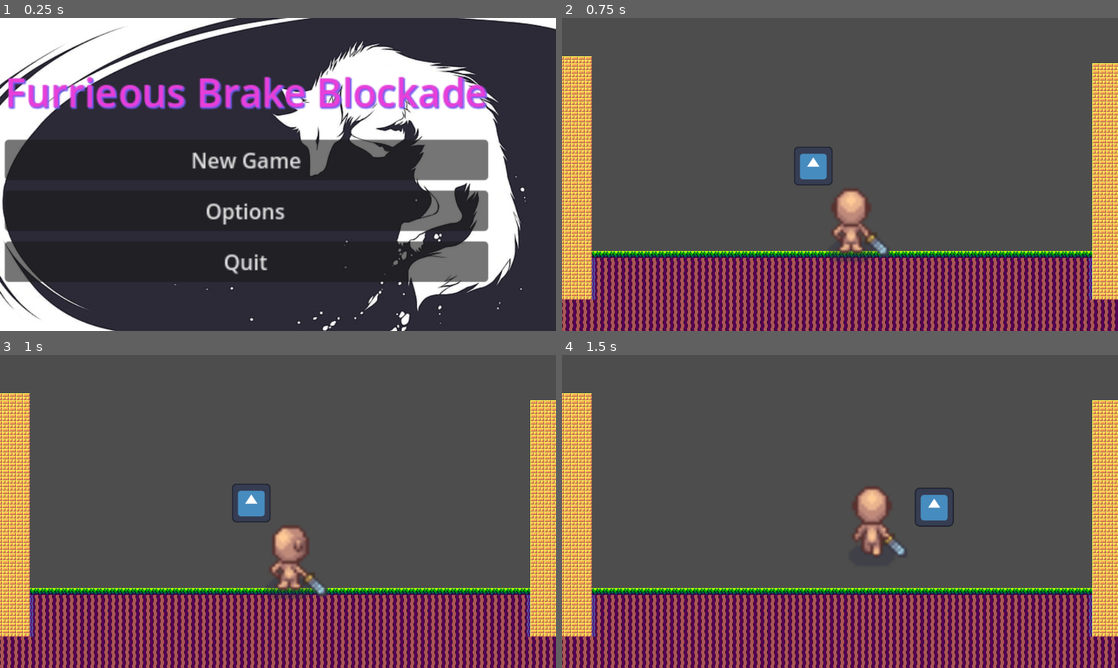
Above: before the commit, frames 1-4 (two rows, left to right).
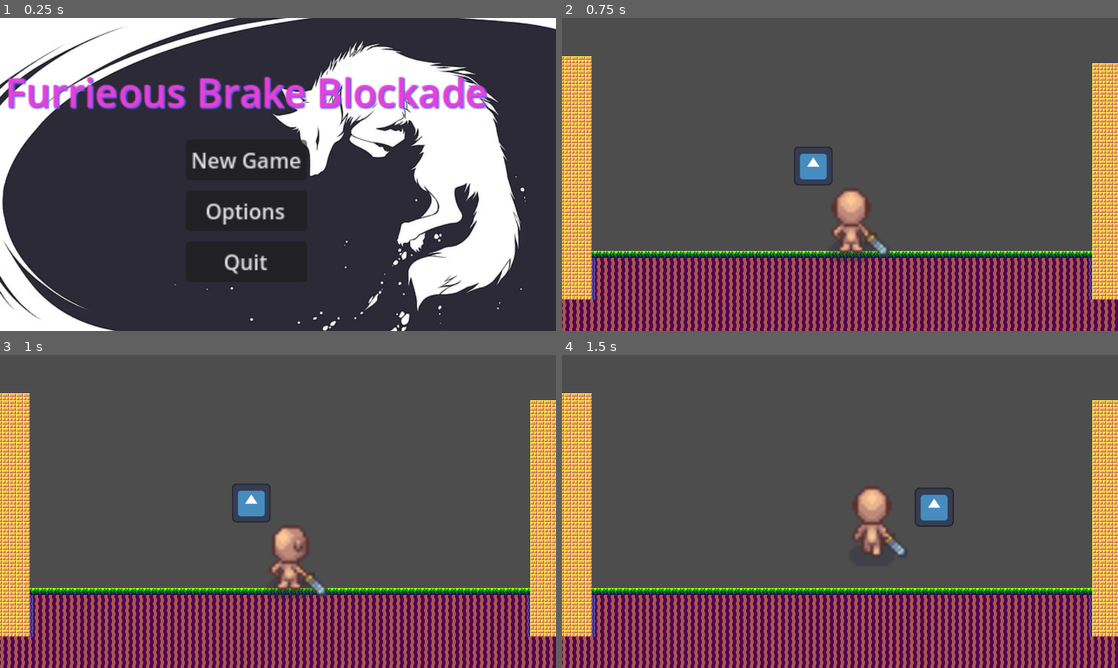
Above: after the commit, the same moments.

Repository: GamesEverMade/FurrieousBlockade
Game: Godot game, scene res://scenes/main_menu.tscn
Two runs of this game, one before a commit and one after it. Both use one fixed random seed, a clock stepped at 60 frames per second and the inputs below. This scene is started directly instead of the project's main scene. The engine's default icon, where the game draws it, is replaced by a stand-in: a white triangle on a blue panel in a dark square.
Inputs (mouse positions are in pixels of both pictures, inside the frame that each line leads up to):
- Up to frame 1 (0.25 s): no input
- Up to frame 2 (0.75 s): click "New Game" at 0.5 s
- Up to frame 3 (1 s): no input
- Up to frame 4 (1.5 s): move the mouse to (962, 495) at 1.27 s; hold D (right) from 1.28 s (still down); tap W (up) at 1.35 s

The runs differ from the first frame. In frame 1, 6.0% of the frame differs, in the area x 0-88%, y 38-85%; in frame 2, nothing differs; in frame 3, nothing differs; in frame 4, nothing differs.

Commit message:
add game over scene

Diff:
--- /dev/null
+++ b/scenes/game_over.gd
@@ -0,0 +1,8 @@
+extends Control
+class_name Game_over_menu
+
+func _on_new_game_pressed() -> void:
+	get_tree().change_scene_to_file("res://scenes/main_scene.tscn")
+
+func _on_main_menu_pressed() -> void:
+	get_tree().change_scene_to_file("res://scenes/main_menu.tscn")
--- /dev/null
+++ b/scenes/game_over.tscn
@@ -0,0 +1,69 @@
+[gd_scene load_steps=3 format=3 uid="uid://bc4omnm4um3yi"]
+
+[ext_resource type="Script" uid="uid://ck8clpw0fnhei" path="res://scenes/game_over.gd" id="1_wqhvx"]
+[ext_resource type="Texture2D" uid="uid://dliibpmlxj0ys" path="res://assets/test_background/game_over.jpg" id="1_xeevv"]
+
+[node name="GameOver" type="Control"]
+layout_mode = 3
+anchors_preset = 15
+anchor_right = 1.0
+anchor_bottom = 1.0
+grow_horizontal = 2
+grow_vertical = 2
+script = ExtResource("1_wqhvx")
+
+[node name="TextureRect" type="TextureRect" parent="."]
+layout_mode = 1
+anchors_preset = 15
+anchor_right = 1.0
+anchor_bottom = 1.0
+grow_horizontal = 2
+grow_vertical = 2
+texture = ExtResource("1_xeevv")
+
+[node name="MarginContainer" type="MarginContainer" parent="."]
+layout_mode = 1
+anchors_preset = 15
+anchor_right = 1.0
+anchor_bottom = 1.0
+grow_horizontal = 2
+grow_vertical = 2
+
+[node name="game_over" type="Label" parent="MarginContainer"]
+layout_mode = 2
+size_flags_horizontal = 4
+size_flags_vertical = 0
+theme_override_font_sizes/font_size = 72
+text = "Game Over"
+horizontal_alignment = 1
+
+[node name="Label" type="Label" parent="MarginContainer"]
+layout_mode = 2
+size_flags_horizontal = 4
+size_flags_vertical = 8
+theme_override_font_sizes/font_size = 24
+text = "You Loose, try again!"
+horizontal_alignment = 1
+
+[node name="VBoxContainer" type="VBoxContainer" parent="MarginContainer"]
+layout_mode = 2
+size_flags_horizontal = 4
+size_flags_vertical = 4
+size_flags_stretch_ratio = 2.0
+alignment = 1
+
+[node name="HBoxContainer" type="HBoxContainer" parent="MarginContainer/VBoxContainer"]
+layout_mode = 2
+size_flags_horizontal = 4
+theme_override_constants/separation = 40
+
+[node name="new_game" type="Button" parent="MarginContainer/VBoxContainer/HBoxContainer"]
+layout_mode = 2
+text = "New Game"
+
+[node name="main_menu" type="Button" parent="MarginContainer/VBoxContainer/HBoxContainer"]
+layout_mode = 2
+text = "Main Menu"
+
+[connection signal="pressed" from="MarginContainer/VBoxContainer/HBoxContainer/new_game" to="." method="_on_new_game_pressed"]
+[connection signal="pressed" from="MarginContainer/VBoxContainer/HBoxContainer/main_menu" to="." method="_on_main_menu_pressed"]
--- a/scenes/hero.tscn
+++ b/scenes/hero.tscn
@@ -13,6 +13,7 @@
 [ext_resource type="Script" uid="uid://xb55cplapo8f" path="res://scripts/player_jump.gd" id="9_smiex"]
 [ext_resource type="Script" uid="uid://cteikdw8tmxw0" path="res://scripts/player_roll.gd" id="11_sryfu"]
 [ext_resource type="Script" uid="uid://fyg72uwdecjs" path="res://scripts/player_die.gd" id="12_6mqrs"]
+[ext_resource type="Script" uid="uid://co5dybdvwfwhu" path="res://scenes/player_damage.gd" id="13_k8rms"]
 
 [sub_resource type="AtlasTexture" id="AtlasTexture_wynkb"]
 atlas = ExtResource("4_8adtx")
@@ -322,6 +323,9 @@
 [node name="die" type="Node" parent="state_machine"]
 script = ExtResource("12_6mqrs")
 
+[node name="damage" type="Node" parent="state_machine"]
+script = ExtResource("13_k8rms")
+
 [node name="Shield" parent="." instance=ExtResource("3_06baw")]
 z_index = -1
 position = Vector2(0, 2)
--- a/scenes/main_menu.tscn
+++ b/scenes/main_menu.tscn
@@ -44,6 +44,7 @@
 
 [node name="VBoxContainer" type="VBoxContainer" parent="MarginContainer"]
 layout_mode = 2
+size_flags_horizontal = 4
 size_flags_vertical = 8
 theme_override_constants/separation = 8
 alignment = 1
--- /dev/null
+++ b/scenes/player_damage.gd
@@ -0,0 +1,11 @@
+extends State
+
+## DAMAGE STATE
+@onready var player_colision_shape: CollisionShape2D = $"../../player_colision_shape"
+
+func enter() -> void:
+	if player:
+		player.player_sprite.play('damage')
+
+func update(_delta)->void:
+	pass
--- a/scripts/player.gd
+++ b/scripts/player.gd
@@ -30,7 +30,6 @@
 		if state is State:
 			state.player = self
 
-
 """
 _process:
 Called every frame, keeps updating while the Player is in the scene.
--- a/scripts/player_die.gd
+++ b/scripts/player_die.gd
@@ -9,6 +9,7 @@
 
 func update(_delta) -> void:
 	_on_die_timer_timeout()
+	get_tree().change_scene_to_file("res://scenes/game_over.tscn")
 	pass
 
 func _on_die_timer_timeout() -> void:
Binary file added: assets/test_background/game_over.jpg
Not shown, added: assets/test_background/game_over.jpg.import
Not shown, added: scenes/game_over.gd.uid
Not shown: 1 places in scenes/hero.tscn that only renumber resources
Not shown, added: scenes/player_damage.gd.uid
